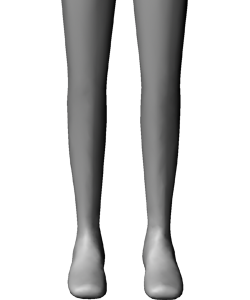
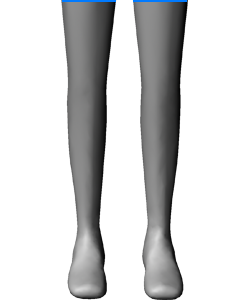
Comparing the layer stacks of the two 250x300 images. Changes:
added layer "Form 1 Kopie" above "Form 1" over [133, 0, 187, 2]
added layer "Form 1" above "Ebene 1" over [62, 0, 116, 2]
